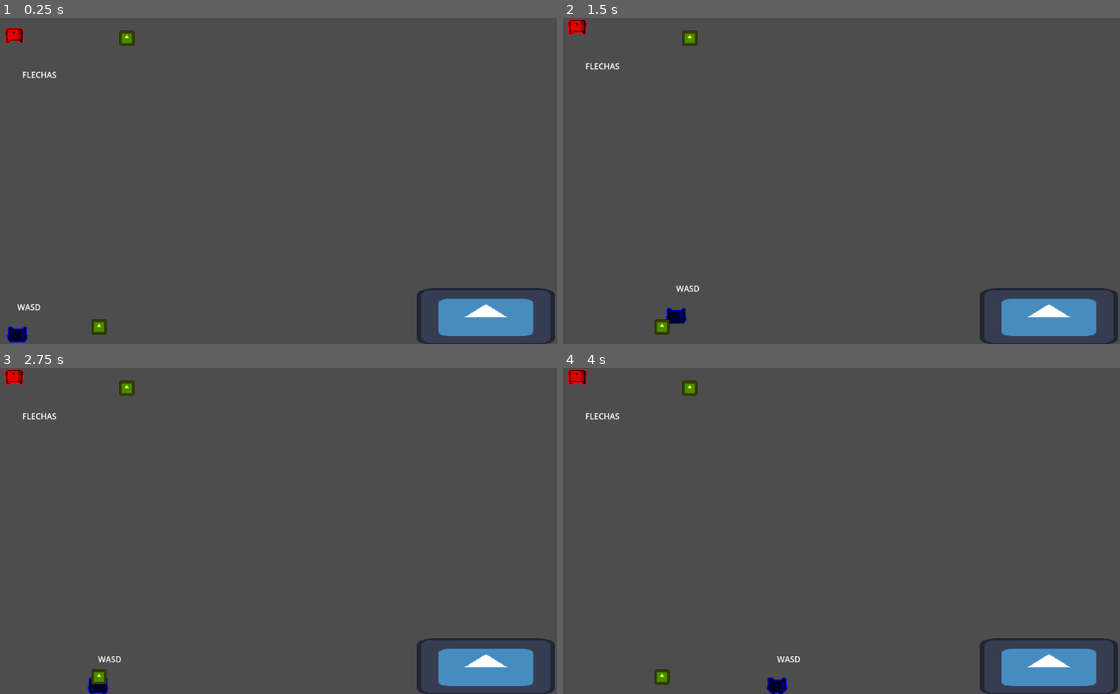
Above: before the commit, frames 1-4 (two rows, left to right).
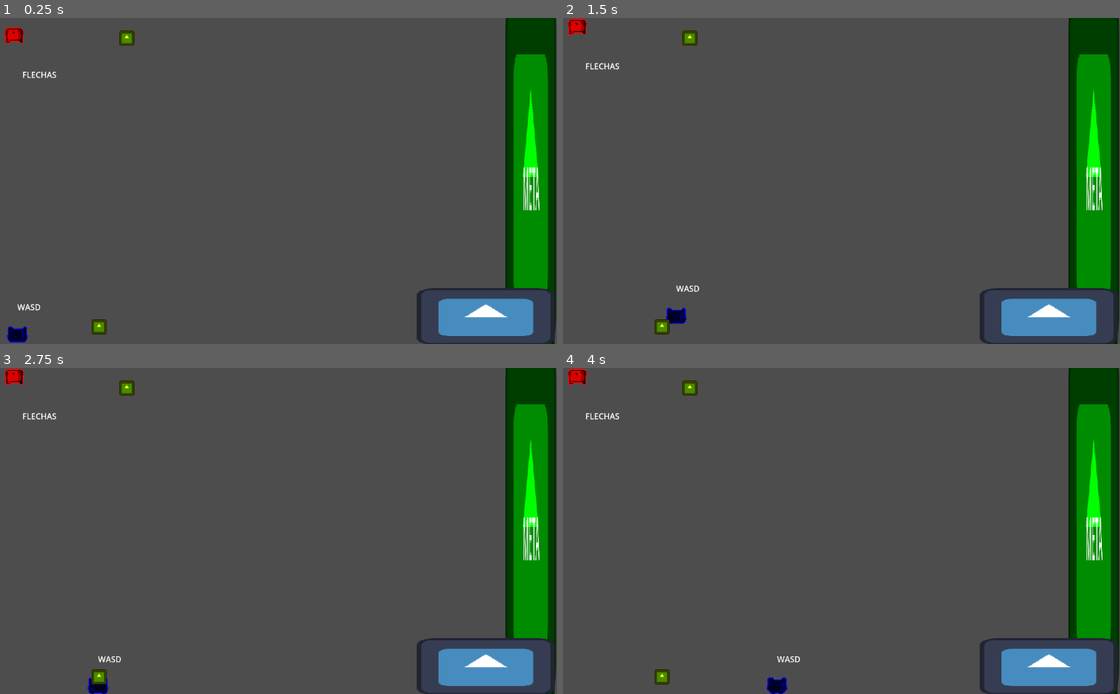
Above: after the commit, the same moments.

Repository: Gosuniak/CC5408-MonoQLDev
Game: Godot game, scene res://scenes/main.tscn
The game is run twice, just before and just after one commit, with the same random seed, the same clock (stepped at 60 frames per second) and the same inputs. The engine's default icon, where the game draws it, is replaced by a stand-in: a white triangle on a blue panel in a dark square.
Inputs:
- Up to frame 1 (0.25 s): no input
- Up to frame 2 (1.5 s): hold D (jugador1_derecha) from 0.53 s (still down); tap Ctrl (jugador2_lanzar) at 0.6 s; tap W (jugador1_saltar) at 0.77 s; tap S (jugador1_accion) at 1.35 s
- Up to frame 3 (2.75 s): tap W (jugador1_saltar) at 1.52 s; tap Ctrl (jugador2_lanzar) at 1.55, 2.3 s; release D (jugador1_derecha) at 2.03 s; hold A (jugador1_izquierda) from 2.03 s (still down); tap E (jugador1_lanzar) at 2.1 s
- Up to frame 4 (4 s): release A (jugador1_izquierda) at 2.78 s; hold D (jugador1_derecha) from 2.78 s (still down); tap Down (jugador2_accion) at 2.85 s; tap W (jugador1_saltar) at 3.02, 3.77 s; tap Ctrl (jugador2_lanzar) at 3.05, 3.6 s

The runs differ from the first frame. In frame 1, 7.6% of the frame differs, in the area x 90-100%, y 0-100%; in frame 2, 7.6%; in frame 3, 7.6%; in frame 4, 7.6%.

Commit message:
Add: Victory screen

Diff:
--- a/scenes/main.tscn
+++ b/scenes/main.tscn
@@ -1,9 +1,11 @@
-[gd_scene load_steps=8 format=3 uid="uid://dk8mi1p8xpxox"]
+[gd_scene load_steps=10 format=3 uid="uid://dk8mi1p8xpxox"]
 
 [ext_resource type="PackedScene" uid="uid://jk6lawq8xufx" path="res://scenes/player_bottom.tscn" id="1_h2yge"]
+[ext_resource type="Script" uid="uid://cxbqxhlmgcirk" path="res://scripts/main.gd" id="1_tbgi4"]
 [ext_resource type="PackedScene" uid="uid://cses64j75up8y" path="res://scenes/player_top.tscn" id="2_1bvp3"]
 [ext_resource type="PackedScene" uid="uid://8x722qu4gujo" path="res://scenes/item.tscn" id="3_lquwl"]
-[ext_resource type="Texture2D" uid="uid://d3akj6amya5a" path="res://icon.svg" id="4_1bvp3"]
+[ext_resource type="Texture2D" uid="uid://cxu208bcvhaq" path="res://icon.svg" id="4_1bvp3"]
+[ext_resource type="PackedScene" uid="uid://rh3ykb6m4myc" path="res://scenes/zona_victoria.tscn" id="6_tefeu"]
 
 [sub_resource type="RectangleShape2D" id="RectangleShape2D_h2yge"]
 size = Vector2(1168, 20)
@@ -15,6 +17,7 @@
 size = Vector2(273.25, 113.5)
 
 [node name="Main" type="Node2D"]
+script = ExtResource("1_tbgi4")
 
 [node name="PlayerBottom" parent="." instance=ExtResource("1_h2yge")]
 position = Vector2(82, 580)
@@ -50,3 +53,52 @@
 
 [node name="Item2" parent="." instance=ExtResource("3_lquwl")]
 position = Vector2(244, 614)
+
+[node name="UIVictoria" type="CanvasLayer" parent="."]
+process_mode = 3
+
+[node name="FondoVictoria" type="ColorRect" parent="UIVictoria"]
+visible = false
+modulate = Color(0, 0, 0, 0.8)
+anchors_preset = 15
+anchor_right = 1.0
+anchor_bottom = 1.0
+grow_horizontal = 2
+grow_vertical = 2
+
+[node name="PanelMenu" type="Panel" parent="UIVictoria"]
+visible = false
+offset_left = 440.0
+offset_top = 210.0
+offset_right = 840.0
+offset_bottom = 510.0
+
+[node name="LabelGanaste" type="Label" parent="UIVictoria/PanelMenu"]
+layout_mode = 0
+offset_top = 30.0
+offset_right = 400.0
+offset_bottom = 90.0
+theme_override_font_sizes/font_size = 48
+text = "Ganaste!"
+horizontal_alignment = 1
+vertical_alignment = 1
+
+[node name="BtnSiguienteNivel" type="Button" parent="UIVictoria/PanelMenu"]
+layout_mode = 0
+offset_left = 100.0
+offset_top = 120.0
+offset_right = 300.0
+offset_bottom = 170.0
+text = "Siguiente Nivel"
+
+[node name="BtnReiniciar" type="Button" parent="UIVictoria/PanelMenu"]
+layout_mode = 0
+offset_left = 100.0
+offset_top = 190.0
+offset_right = 300.0
+offset_bottom = 240.0
+text = "Reiniciar Nivel"
+
+[node name="ZonaVictoria" parent="." instance=ExtResource("6_tefeu")]
+position = Vector2(1100, 302)
+scale = Vector2(0.5, 5)
--- /dev/null
+++ b/scenes/zona_victoria.tscn
@@ -0,0 +1,29 @@
+[gd_scene load_steps=4 format=3 uid="uid://rh3ykb6m4myc"]
+
+[ext_resource type="Script" uid="uid://c1vtfs0ygo4xo" path="res://scripts/ZonaVictoria.gd" id="1_uovhg"]
+[ext_resource type="Texture2D" uid="uid://cxu208bcvhaq" path="res://icon.svg" id="2_iiin3"]
+
+[sub_resource type="RectangleShape2D" id="RectangleShape2D_yx581"]
+size = Vector2(200, 150)
+
+[node name="ZonaVictoria" type="Area2D"]
+script = ExtResource("1_uovhg")
+
+[node name="CollisionShape2D" type="CollisionShape2D" parent="."]
+shape = SubResource("RectangleShape2D_yx581")
+
+[node name="FondoZona" type="Sprite2D" parent="."]
+modulate = Color(0, 1, 0, 1)
+z_index = -1
+position = Vector2(-0.25, 0.5)
+scale = Vector2(1.5585938, 1.1640624)
+texture = ExtResource("2_iiin3")
+
+[node name="LabelMeta" type="Label" parent="."]
+offset_left = -30.0
+offset_top = -10.0
+offset_right = 14.0
+offset_bottom = 13.0
+theme_override_font_sizes/font_size = 24
+text = "META"
+horizontal_alignment = 1
--- a/scripts/GameManager.gd
+++ b/scripts/GameManager.gd
@@ -37,3 +37,24 @@
 		print("Jugador VERDE lanzó caja hacia ABAJO")
 		return true
 	return false
+
+# === SISTEMA DE VICTORIA ===
+
+signal nivel_completado
+
+var juego_terminado = false
+
+func victoria():
+	if not juego_terminado:
+		juego_terminado = true
+		print("¡¡¡ NIVEL COMPLETADO !!!")
+		emit_signal("nivel_completado")
+		# Pausar el juego
+		get_tree().paused = true
+
+# Función para resetear el estado del juego
+func resetear_juego():
+	juego_terminado = false
+	jugador1_tiene_item = false
+	jugador2_tiene_item = false
+	print("GameManager reseteado")
--- /dev/null
+++ b/scripts/ZonaVictoria.gd
@@ -0,0 +1,34 @@
+extends Area2D
+
+# Lista de jugadores dentro de la zona
+var jugadores_dentro = []
+
+func _ready():
+	# Conectar señales de entrada/salida
+	body_entered.connect(_on_body_entered)
+	body_exited.connect(_on_body_exited)
+
+	print("Zona de victoria creada")
+
+func _on_body_entered(body):
+	# Verificar si es un jugador
+	if body == GameManager.player_bottom or body == GameManager.player_top:
+		if body not in jugadores_dentro:
+			jugadores_dentro.append(body)
+			print("Jugador entró en zona. Total: ", jugadores_dentro.size())
+			verificar_victoria()
+
+func _on_body_exited(body):
+	# Remover jugador de la lista
+	if body in jugadores_dentro:
+		jugadores_dentro.erase(body)
+		print("Jugador salió de zona. Total: ", jugadores_dentro.size())
+
+func verificar_victoria():
+	# Verificar si AMBOS jugadores están dentro
+	var jugador1_dentro = GameManager.player_bottom in jugadores_dentro
+	var jugador2_dentro = GameManager.player_top in jugadores_dentro
+
+	if jugador1_dentro and jugador2_dentro:
+		print("¡AMBOS JUGADORES EN LA ZONA!")
+		GameManager.victoria()
--- /dev/null
+++ b/scripts/main.gd
@@ -0,0 +1,38 @@
+extends Node2D
+
+@onready var fondo_victoria = $UIVictoria/FondoVictoria
+@onready var panel_menu = $UIVictoria/PanelMenu
+@onready var btn_siguiente = $UIVictoria/PanelMenu/BtnSiguienteNivel
+@onready var btn_reiniciar = $UIVictoria/PanelMenu/BtnReiniciar
+
+func _ready():
+	# Conectar señal de nivel completado del GameManager
+	GameManager.nivel_completado.connect(_on_nivel_completado)
+
+	# Conectar señales de los botones
+	btn_siguiente.pressed.connect(_on_siguiente_nivel)
+	btn_reiniciar.pressed.connect(_on_reiniciar_nivel)
+
+func _on_nivel_completado():
+	print("Main recibió señal de nivel completado")
+
+	# Mostrar UI de victoria
+	fondo_victoria.visible = true
+	panel_menu.visible = true
+
+func _on_siguiente_nivel():
+	print("Botón Siguiente Nivel presionado")
+	# TODO: Cargar siguiente nivel cuando lo tengas
+	print("Próximamente: Nivel 2")
+	# Cuando tengas nivel 2:
+	# GameManager.resetear_juego()
+	# get_tree().paused = false
+	# get_tree().change_scene_to_file("res://scenes/nivel2.tscn")
+
+func _on_reiniciar_nivel():
+	print("Botón Reiniciar presionado")
+	# Resetear el estado del GameManager
+	GameManager.resetear_juego()
+	# Despausar y reiniciar el nivel
+	get_tree().paused = false
+	get_tree().reload_current_scene()
Not shown, added: scripts/ZonaVictoria.gd.uid
Not shown, added: scripts/main.gd.uid
